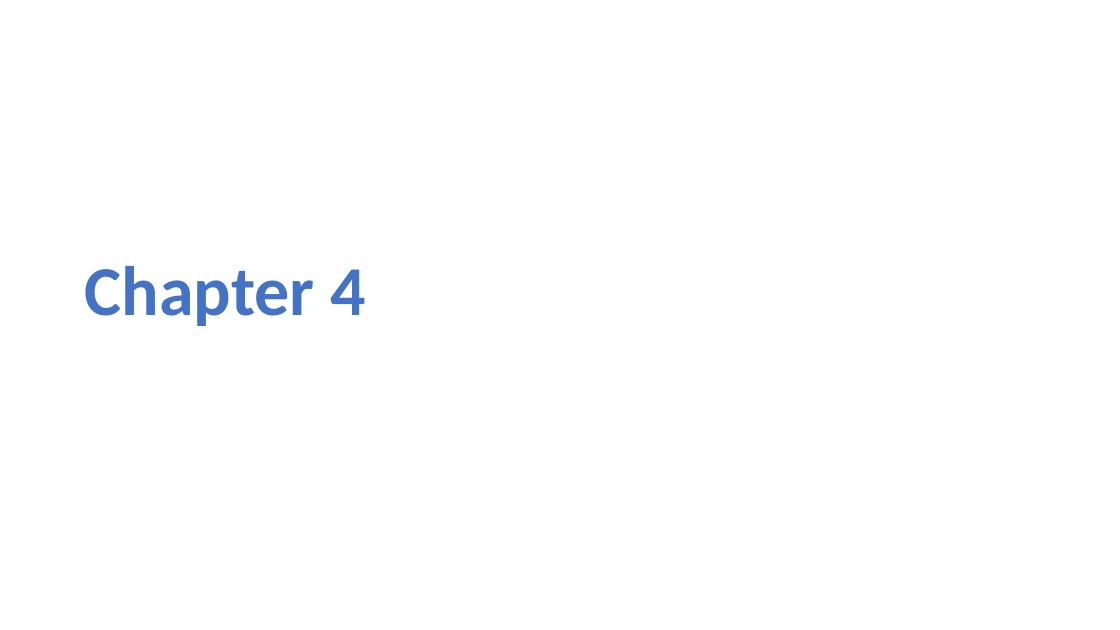
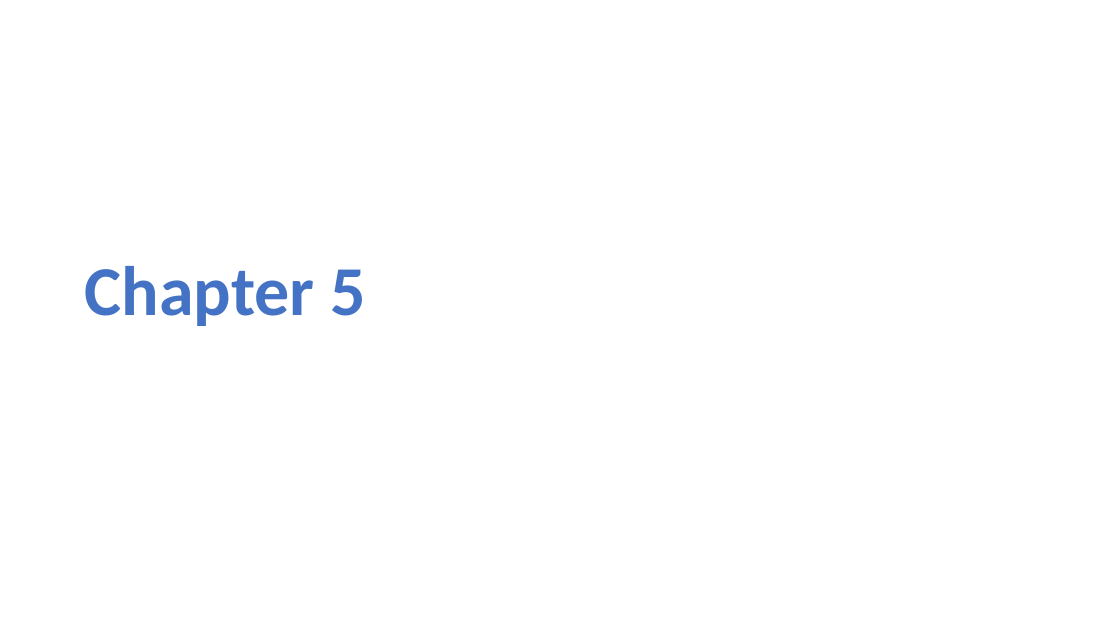
Before and after one commit to Jonathan56/supplementary_thesis, a slide deck: slide 58 of figures.pptx (slide 56 before the commit). Drawn at 1120x630 pixels with LibreOffice and Linux fonts; fonts in the diff are those of the drawing. Boxes give left, top, right and bottom in pixels: in the first picture for what was removed or moved away, otherwise in the second. Text is boxed around its words. In the diff, an @@ line names an element or a change of style, - is before the commit and + after.

Commit message:
chapter 6

```diff
--- a/figures.pptx
+++ b/figures.pptx
@@ title at (x1=85, y1=266, x2=365, y2=326): text changed @@
-Chapter 4
+Chapter 5
```
Also in this commit, not shown: 9 other slides changed, 13 slides added, 6 slides removed, 19 other files.
